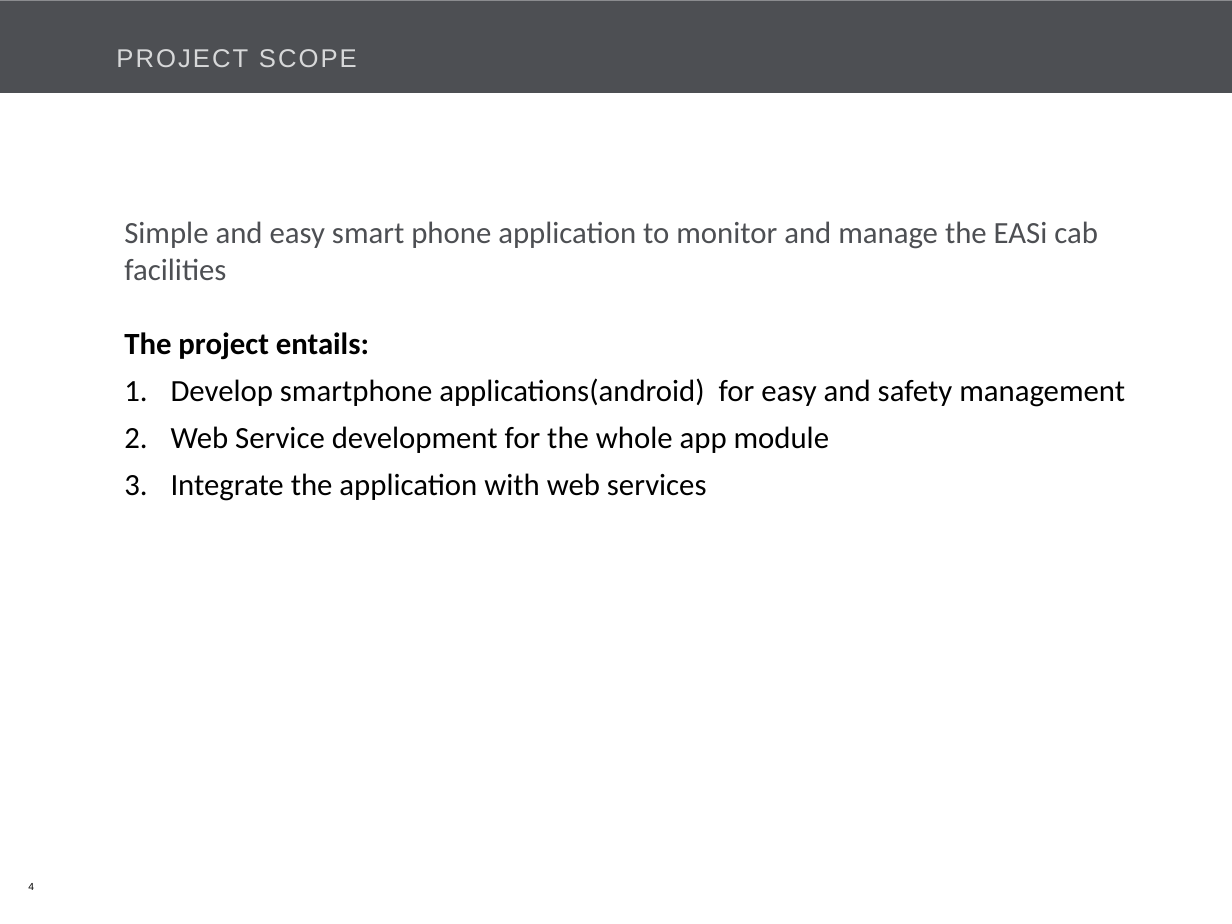
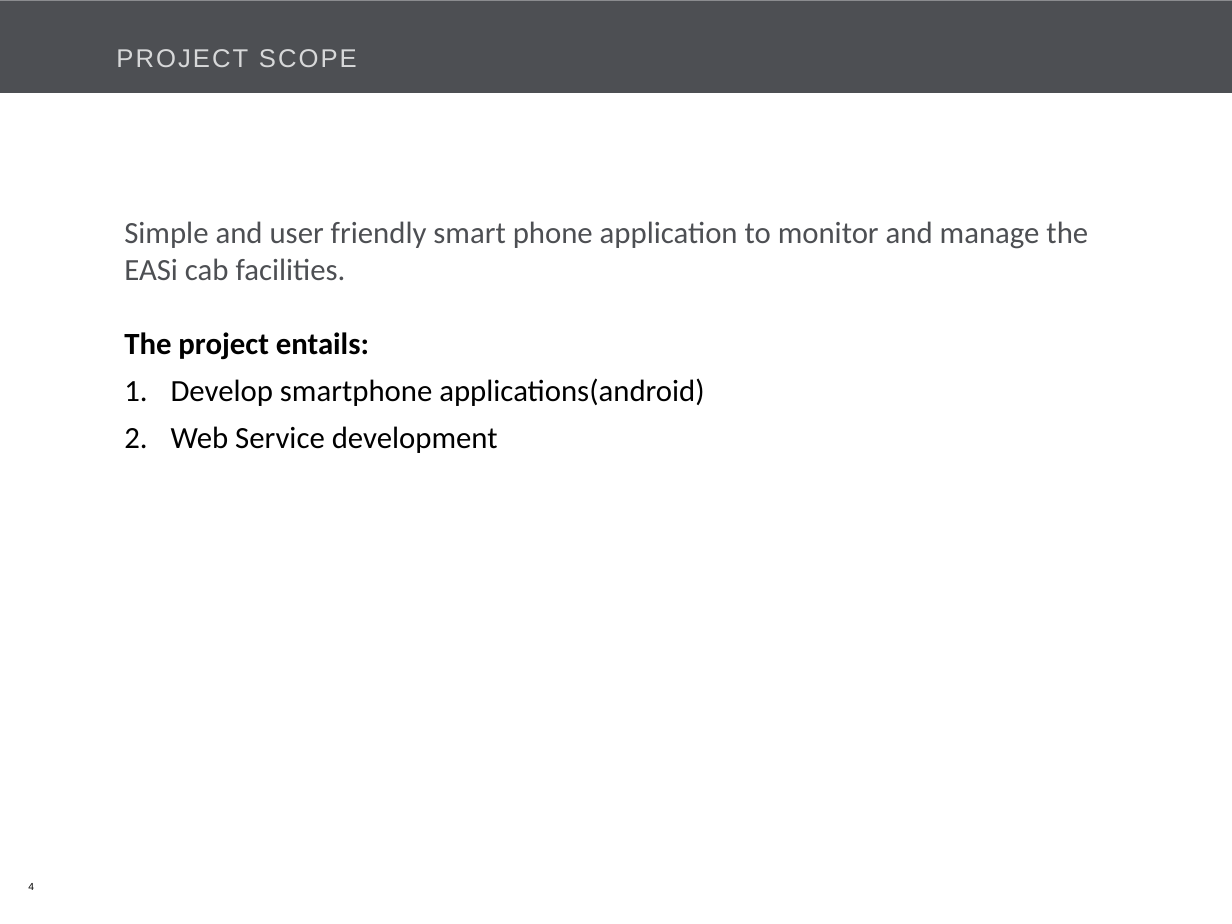
Before and after one commit to Bajarangi/demo, a slide deck: slide 4 of trunk/EasiCab/Documents/EASiCab_POC_kick off.pptx. Drawn at 1232x924 pixels with LibreOffice and Linux fonts; fonts in the diff are those of the drawing; background and template pictures are left out. Boxes give left, top, right and bottom in pixels: in the first picture for what was removed or moved away, otherwise in the second. Text is boxed around its words. In the diff, an @@ line names an element or a change of style, - is before the commit and + after.

Commit message:
updated

```diff
--- a/trunk/EasiCab/Documents/EASiCab_POC_kick off.pptx
+++ b/trunk/EasiCab/Documents/EASiCab_POC_kick off.pptx
@@ text at (124,221,1088,280): text changed @@
-Simple and easy smart phone application to monitor and manage the EASi cab facilities
+Simple and user friendly smart phone application to monitor and manage the EASi cab facilities.
@@ text at (171,378,704,453): text changed @@
-1. Develop smartphone applications(android) for easy and safety management
-2. Web Service development for the whole app module
-3. Integrate the application with web services
+1. Develop smartphone applications(android)
+2. Web Service development
```
Also in this commit, not shown: 7 other slides changed, 2 slides removed.
